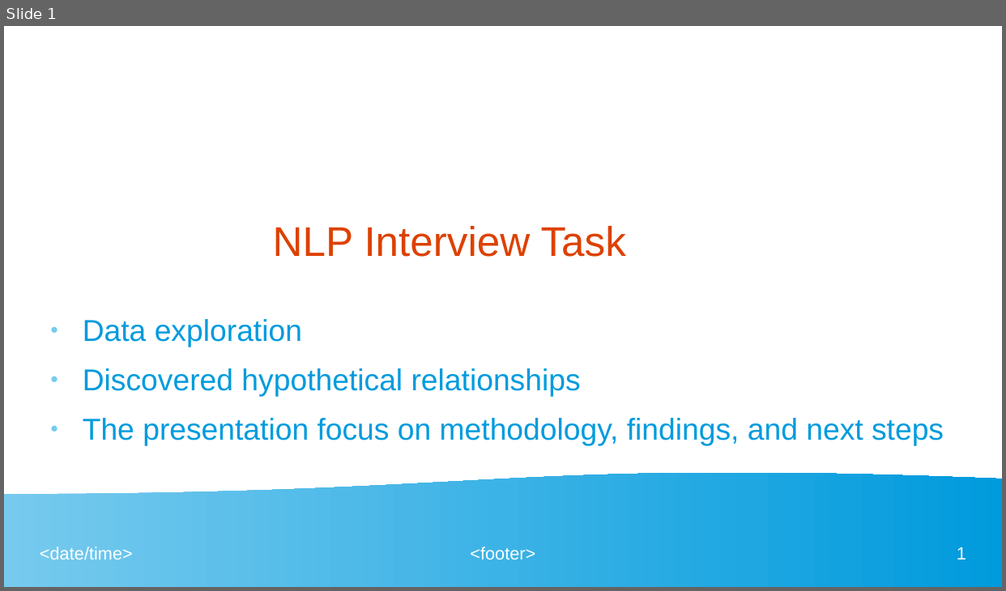
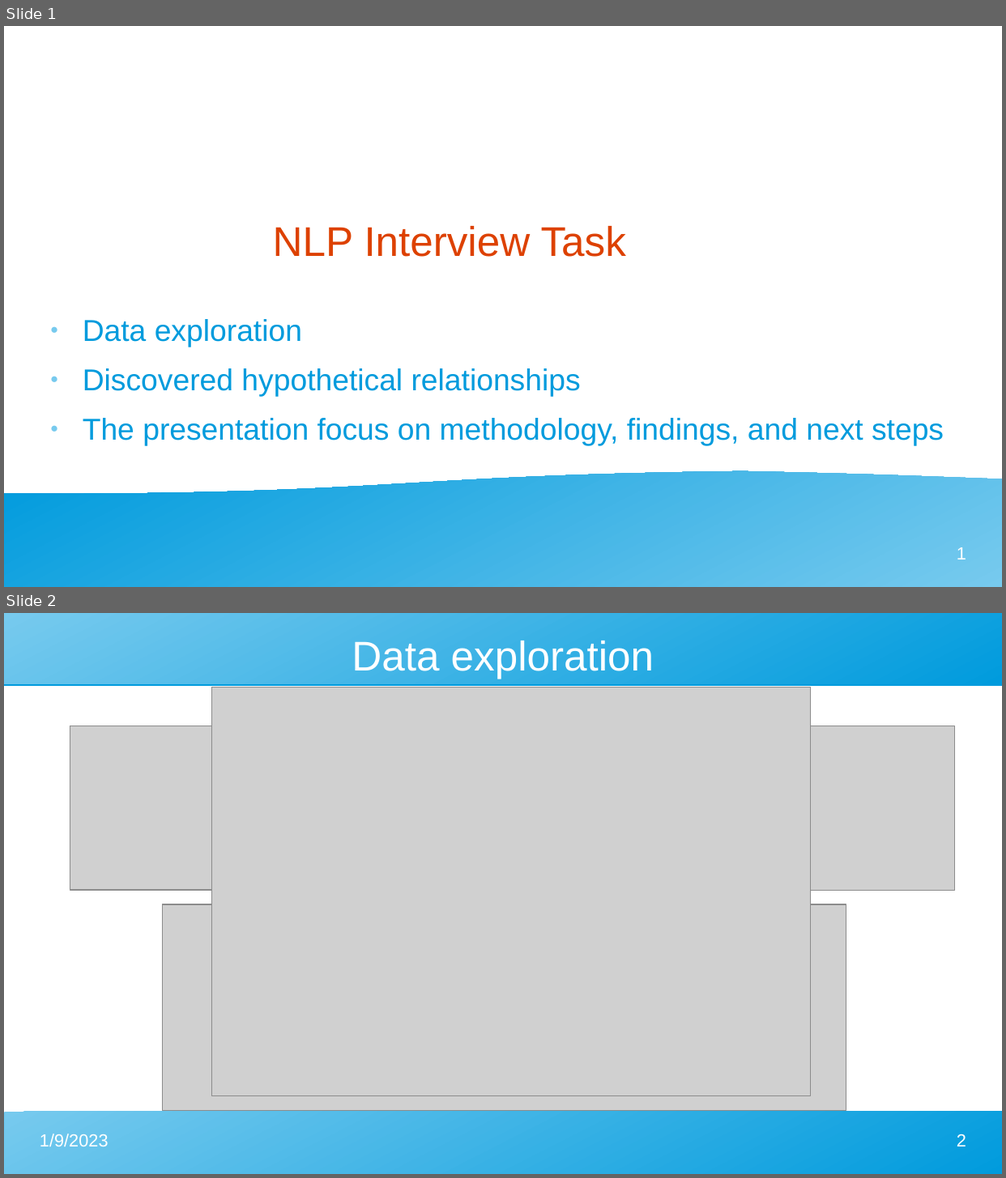
Before and after one commit to Madjeisah/NLP-Interview-Task, a slide deck: presentation.odp. Shown one above the other, each under a label of ours: slide 1 before the commit, slides 1 and 2 after it. The pictures are 1006x591 and 1006x1178 pixels, drawn with LibreOffice and Linux fonts; fonts in the diff are those of the drawing; grey boxes stand for pictures. Boxes give left, top, right and bottom in pixels: in the first picture for what was removed or moved away, otherwise in the second. Text is boxed around its words. In the diff, an @@ line names an element or a change of style, - is before the commit and + after.

```diff
--- a/presentation.odp
+++ b/presentation.odp
@@ slide 2 added at (x1=4, y1=613, x2=1002, y2=1174), background #FFFFFF @@
@@ freeform shape added at (x1=4, y1=613, x2=1002, y2=684), fill gradient #77CAEE to #009BDD @@
@@ title added at (x1=351, y1=641, x2=654, y2=679), 33 pt, text #FFFFFF @@
+Data exploration
@@ picture added at (x1=211, y1=688, x2=811, y2=1097) @@
@@ picture added at (x1=70, y1=726, x2=347, y2=890) @@
@@ picture added at (x1=406, y1=726, x2=956, y2=890) @@
@@ picture added at (x1=163, y1=905, x2=846, y2=1110) @@
@@ freeform shape added at (x1=4, y1=1112, x2=1002, y2=1174), fill gradient #77CAEE to #009BDD @@
@@ text added at (x1=40, y1=1134, x2=108, y2=1147), 14 pt, text #FFFFFF @@
+1/9/2023
@@ page number added at (x1=957, y1=1135, x2=966, y2=1147), 14 pt, text #FFFFFF @@
+2
@@ slide 1 changed as well @@
@@ text "Data exploration" at (x1=83, y1=319, x2=944, y2=446): indent changed @@
@@ flow chart document removed at (x1=4, y1=472, x2=1002, y2=587) @@
@@ freeform shape added at (x1=4, y1=472, x2=1002, y2=587), fill gradient #77CAEE to #009BDD @@
@@ text removed at (x1=40, y1=547, x2=133, y2=560) @@
-<date/time>
@@ text removed at (x1=470, y1=547, x2=535, y2=560) @@
-<footer>
```
Also in this commit, not shown: 3 other slides changed, 9 other slides added, 12 slides removed.
